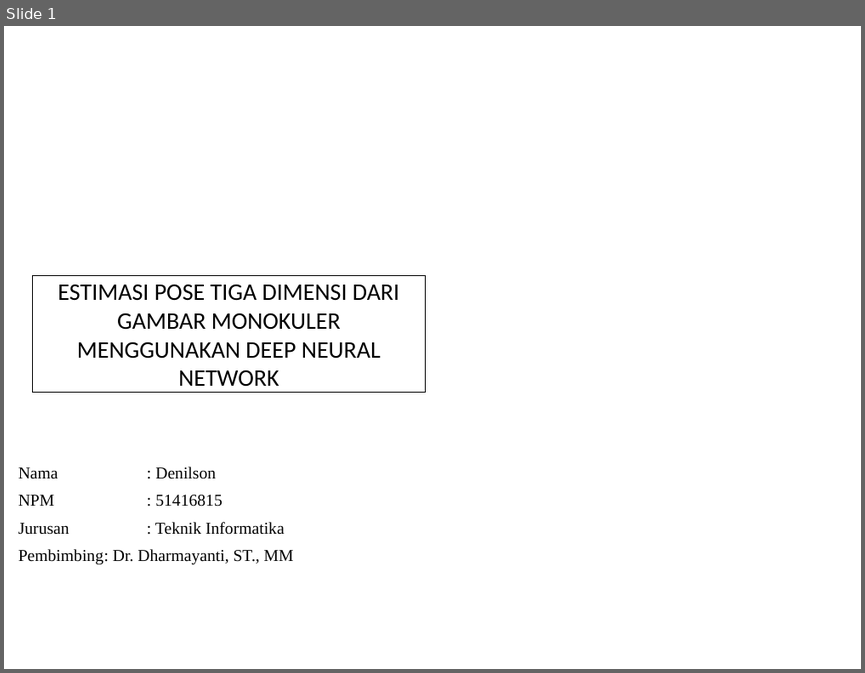
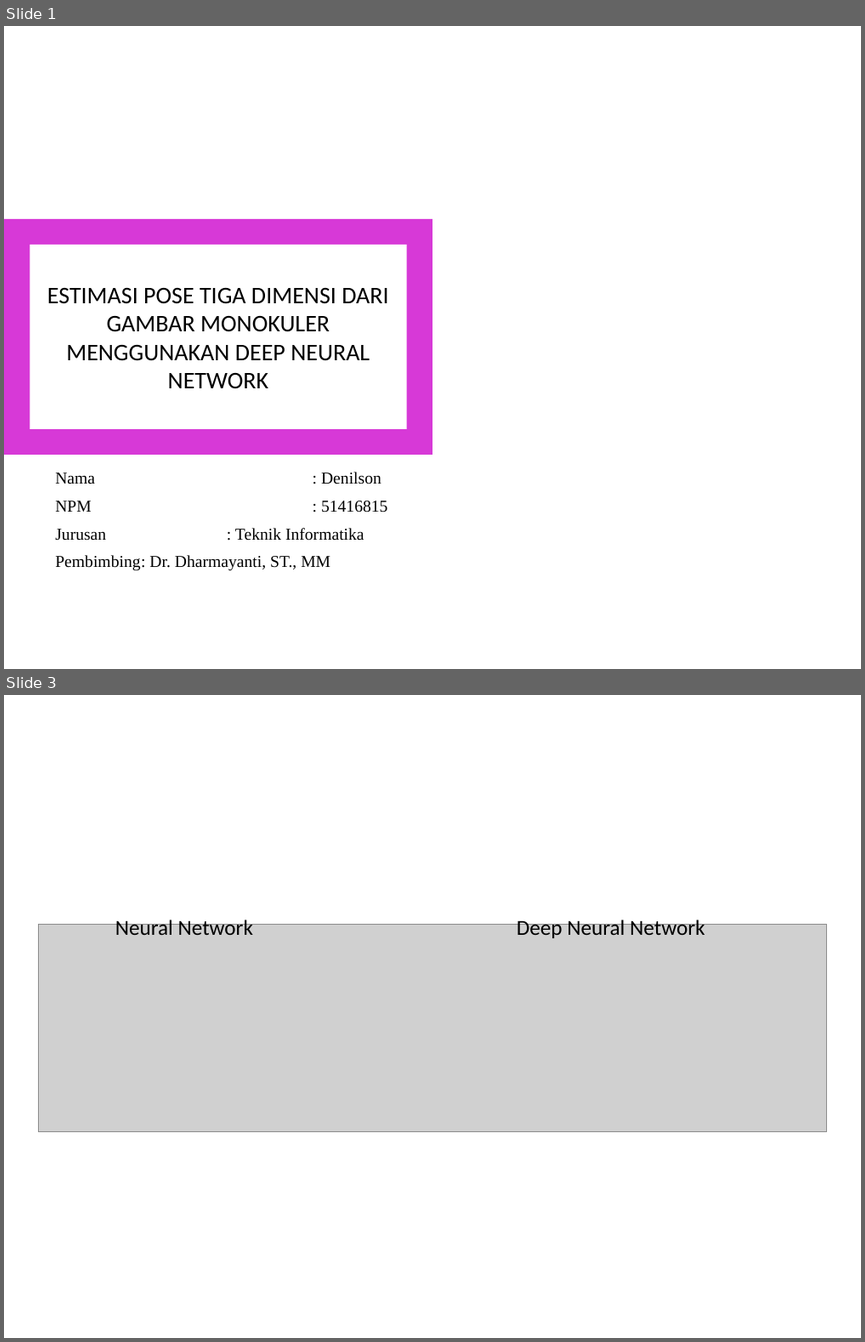
Before and after one commit to denilson020898/skripsi, a slide deck: dokumen_lain/00_presentasi.ppt. Shown one above the other, each under a label of ours: slide 1 before the commit, slides 1 and 3 after it; the slides between them are not shown. The pictures are 865x673 and 865x1342 pixels, drawn with LibreOffice and Linux fonts; fonts in the diff are those of the drawing; grey boxes stand for pictures; background and template pictures are left out. Boxes give left, top, right and bottom in pixels: in the first picture for what was removed or moved away, otherwise in the second. Text is boxed around its words. In the diff, an @@ line names an element or a change of style, - is before the commit and + after.

Commit message:
latar belakang ppt

```diff
--- a/dokumen_lain/00_presentasi.ppt
+++ b/dokumen_lain/00_presentasi.ppt
@@ slide 3 added at (x1=4, y1=695, x2=861, y2=1338), background #FFFFFF @@
@@ title added at (x1=4, y1=695, x2=604, y2=764), 44 pt, text #FFFFFF @@
+LATAR BELAKANG
@@ picture added at (x1=38, y1=924, x2=827, y2=1132) @@
@@ text added at (x1=115, y1=917, x2=253, y2=935), 18 pt, text #000000 @@
+Neural Network
@@ text added at (x1=517, y1=917, x2=704, y2=938), 18 pt, text #000000 @@
+Deep Neural Network
@@ slide 1 changed as well @@
@@ rectangle added at (x1=4, y1=219, x2=432, y2=454), fill #D739D7 @@
@@ title "ESTIMASI POSE TIGA DIMENSI DARI ..." resized from (x1=32, y1=275, x2=425, y2=392) to (x1=30, y1=244, x2=407, y2=429) @@
@@ title "ESTIMASI POSE TIGA DIMENSI DARI ..." at (x1=30, y1=244, x2=407, y2=429): rectangle to title; fill none to #FFFFFF; outline #000000 0.74 pt to none @@
@@ text "Nama : Denilson" rewrapped from (x1=18, y1=466, x2=294, y2=565) to (x1=55, y1=471, x2=387, y2=571) @@
```
Also in this commit, not shown: 1 other slide changed, 4 other slides added, 1 other file.
